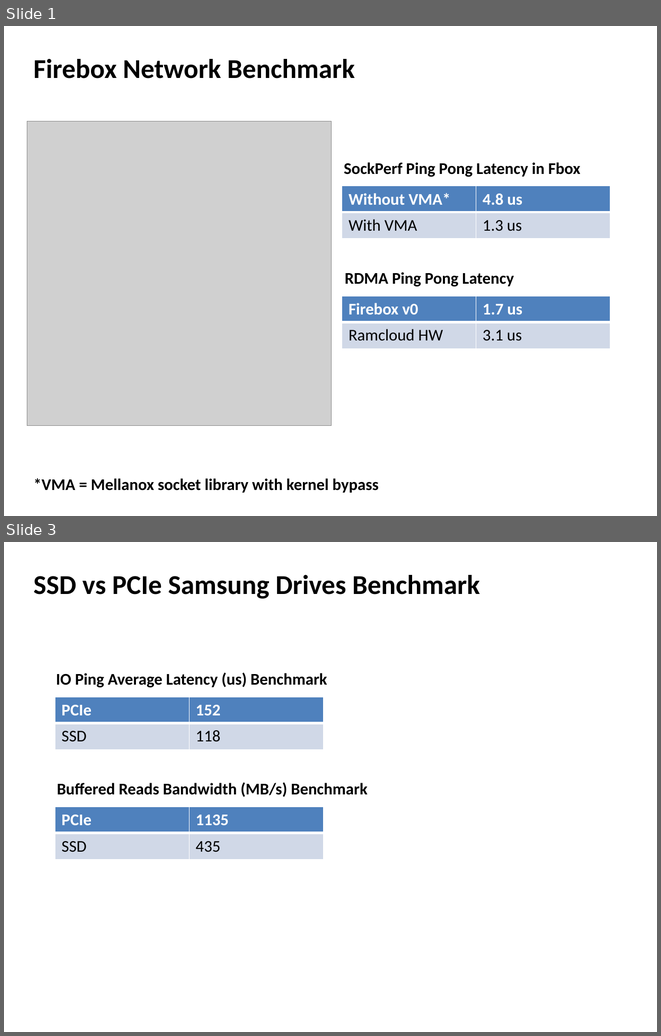
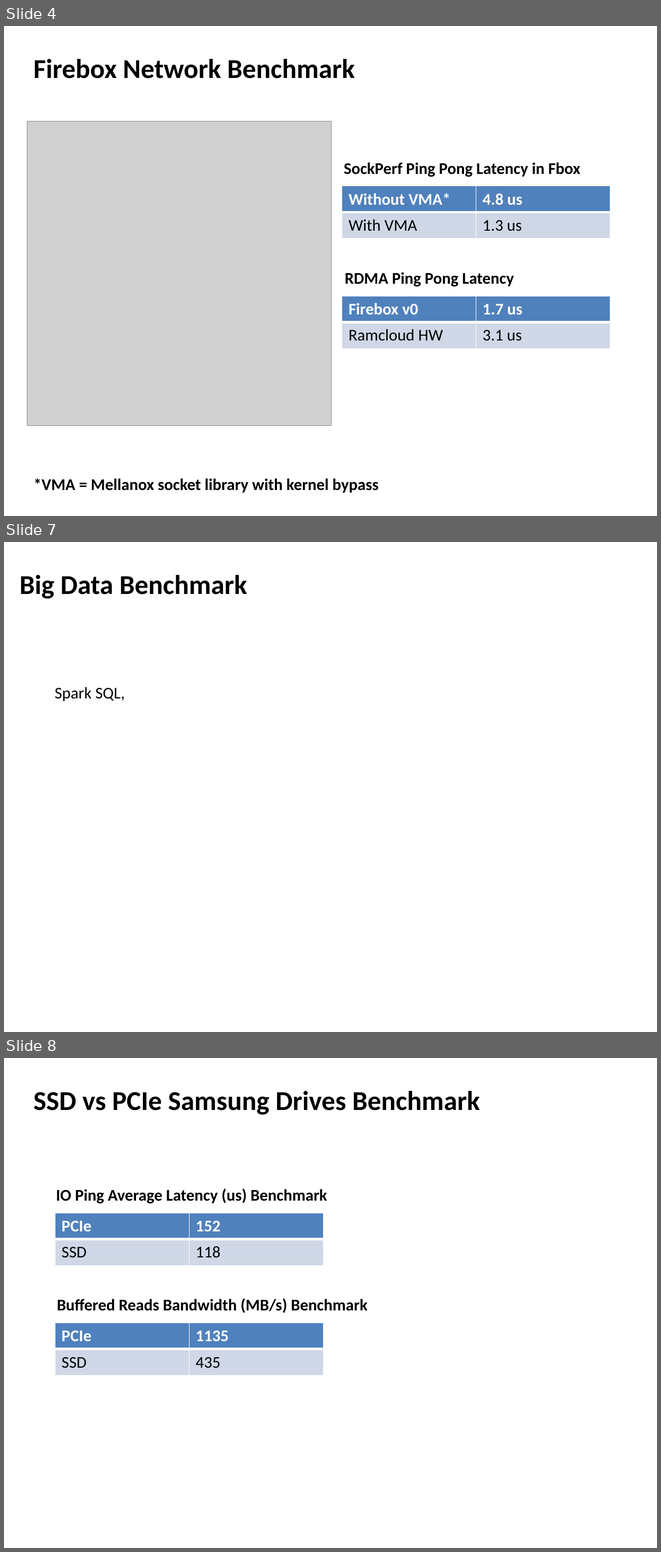
Before and after one commit to jcarreira/aspire-retreat, a slide deck: FireboxBenchmarks-retreat.pptx. Shown one above the other, each under a label of ours: slides 1 and 3 before the commit, slides 4, 7 and 8 after it; the slides between them are not shown. The pictures are 661x1036 and 661x1552 pixels, drawn with LibreOffice and Linux fonts; fonts in the diff are those of the drawing; grey boxes stand for pictures. Boxes give left, top, right and bottom in pixels: in the first picture for what was removed or moved away, otherwise in the second. Text is boxed around its words. In the diff, an @@ line names an element or a change of style, - is before the commit and + after.

```diff
--- a/FireboxBenchmarks-retreat.pptx
+++ b/FireboxBenchmarks-retreat.pptx
@@ slide 7 added at (x1=4, y1=542, x2=657, y2=1032), background #FFFFFF @@
@@ text added at (x1=19, y1=575, x2=247, y2=599), 30 pt, text #000000, bold @@
+Big Data Benchmark
@@ text added at (x1=55, y1=687, x2=125, y2=701), 18 pt, text #000000 @@
+Spark SQL,
@@ what was slide 1 is now slide 4 @@
@@ what was slide 3 is now slide 8 @@
```
Also in this commit, not shown: 1 slide changed, 5 other slides added, 1 other file.
